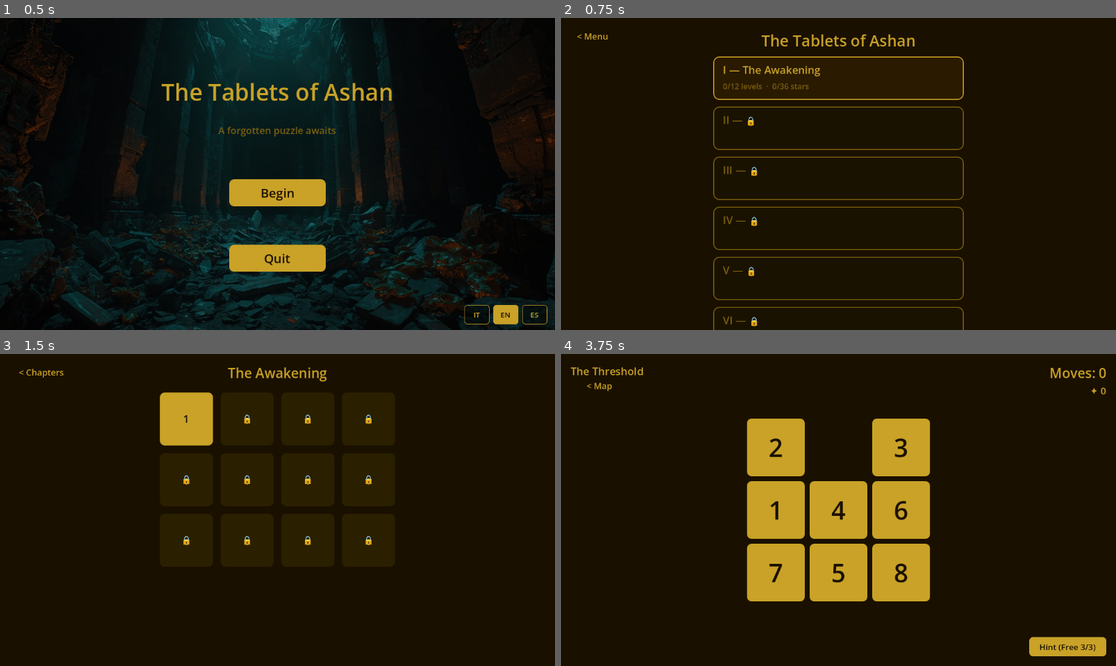
Above: before the commit, frames 1-4 (two rows, left to right).
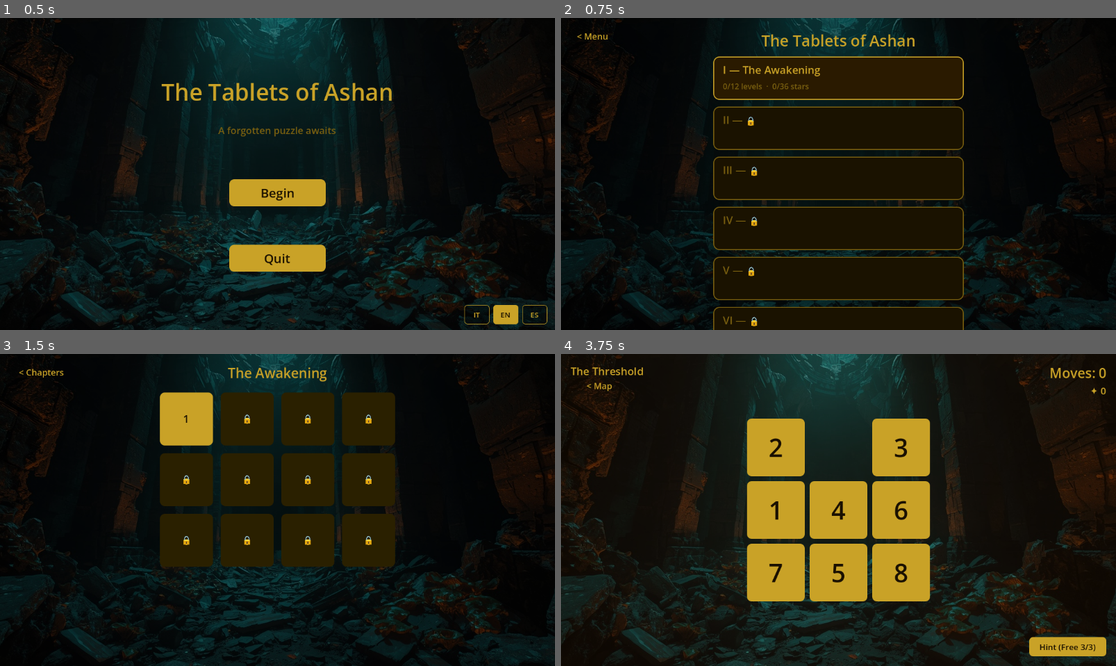
Above: after the commit, the same moments.

Repository: teologoeretico1975/LeTavoleDiAshan
Game: Godot game, scene res://scenes/ui/MainMenu.tscn
Same seed, same stepped clock (60 frames per second), same inputs: the game is played once before the commit and once after it.
Inputs (mouse positions are in pixels of both pictures, inside the frame that each line leads up to):
- Up to frame 1 (0.5 s): no input
- Up to frame 2 (0.75 s): click "Begin" at 0.5 s
- Up to frame 3 (1.5 s): click (277, 413) at 1.25 s
- Up to frame 4 (3.75 s): click "< Chapters" at 2 s; click (838, 413) at 2.75 s; click "1" at 3.5 s

Frame 1 is identical in both runs. In frame 2, 8.9% of the frame differs, in the area x 0-100%, y 0-100%; in frame 3, 15%; in frame 4, 21%.

Commit message:
Add atmospheric background and chapter overlays to all screens

Diff:
--- a/scenes/game/GameBoard.tscn
+++ b/scenes/game/GameBoard.tscn
@@ -1,6 +1,7 @@
 [gd_scene format=3 uid="uid://c7kn2p4qb8x3m"]
 
 [ext_resource type="Script" uid="uid://dwymcb6ruvrn2" path="res://scripts/ui/GameBoard.gd" id="1_gameboard"]
+[ext_resource type="Texture2D" uid="uid://dspet6yajtn7s" path="res://assets/backgrounds/main_menu_bg.jpg" id="2_bg"]
 
 [node name="GameBoard" type="Control" unique_id=1394509845]
 layout_mode = 3
@@ -10,3 +11,24 @@
 grow_horizontal = 2
 grow_vertical = 2
 script = ExtResource("1_gameboard")
+
+[node name="TextureRect" type="TextureRect" parent="."]
+layout_mode = 1
+anchors_preset = 15
+anchor_right = 1.0
+anchor_bottom = 1.0
+grow_horizontal = 2
+grow_vertical = 2
+mouse_filter = 2
+texture = ExtResource("2_bg")
+stretch_mode = 6
+
+[node name="ChapterOverlay" type="ColorRect" parent="."]
+layout_mode = 1
+anchors_preset = 15
+anchor_right = 1.0
+anchor_bottom = 1.0
+grow_horizontal = 2
+grow_vertical = 2
+mouse_filter = 2
+color = Color(0.1, 0.05, 0.0, 0.45)
--- a/scenes/ui/ChapterSelect.tscn
+++ b/scenes/ui/ChapterSelect.tscn
@@ -1,6 +1,7 @@
 [gd_scene format=3 uid="uid://chapter_select_scene"]
 
 [ext_resource type="Script" path="res://scripts/ui/ChapterSelect.gd" id="1_chapterselect"]
+[ext_resource type="Texture2D" uid="uid://dspet6yajtn7s" path="res://assets/backgrounds/main_menu_bg.jpg" id="2_bg"]
 
 [node name="ChapterSelect" type="Control"]
 layout_mode = 3
@@ -10,3 +11,24 @@
 grow_horizontal = 2
 grow_vertical = 2
 script = ExtResource("1_chapterselect")
+
+[node name="TextureRect" type="TextureRect" parent="."]
+layout_mode = 1
+anchors_preset = 15
+anchor_right = 1.0
+anchor_bottom = 1.0
+grow_horizontal = 2
+grow_vertical = 2
+mouse_filter = 2
+texture = ExtResource("2_bg")
+stretch_mode = 6
+
+[node name="BgOverlay" type="ColorRect" parent="."]
+layout_mode = 1
+anchors_preset = 15
+anchor_right = 1.0
+anchor_bottom = 1.0
+grow_horizontal = 2
+grow_vertical = 2
+mouse_filter = 2
+color = Color(0, 0, 0, 0.55)
--- a/scenes/ui/LevelSelect.tscn
+++ b/scenes/ui/LevelSelect.tscn
@@ -1,6 +1,7 @@
 [gd_scene format=3 uid="uid://level_select_scene"]
 
 [ext_resource type="Script" path="res://scripts/ui/LevelSelect.gd" id="1_levelselect"]
+[ext_resource type="Texture2D" uid="uid://dspet6yajtn7s" path="res://assets/backgrounds/main_menu_bg.jpg" id="2_bg"]
 
 [node name="LevelSelect" type="Control"]
 layout_mode = 3
@@ -10,3 +11,24 @@
 grow_horizontal = 2
 grow_vertical = 2
 script = ExtResource("1_levelselect")
+
+[node name="TextureRect" type="TextureRect" parent="."]
+layout_mode = 1
+anchors_preset = 15
+anchor_right = 1.0
+anchor_bottom = 1.0
+grow_horizontal = 2
+grow_vertical = 2
+mouse_filter = 2
+texture = ExtResource("2_bg")
+stretch_mode = 6
+
+[node name="BgOverlay" type="ColorRect" parent="."]
+layout_mode = 1
+anchors_preset = 15
+anchor_right = 1.0
+anchor_bottom = 1.0
+grow_horizontal = 2
+grow_vertical = 2
+mouse_filter = 2
+color = Color(0, 0, 0, 0.55)
--- a/scripts/ui/ChapterSelect.gd
+++ b/scripts/ui/ChapterSelect.gd
@@ -49,16 +49,8 @@
 		return
 
 	set_anchors_preset(Control.PRESET_FULL_RECT)
-	_setup_background()
 	_setup_header()
 	_build_chapter_list()
-
-
-func _setup_background() -> void:
-	var bg := ColorRect.new()
-	bg.color = COL_BG
-	bg.set_anchors_preset(Control.PRESET_FULL_RECT)
-	add_child(bg)
 
 
 func _setup_header() -> void:
--- a/scripts/ui/GameBoard.gd
+++ b/scripts/ui/GameBoard.gd
@@ -67,6 +67,9 @@
 # Riferimento al container dei tile, usato per il flash di risoluzione.
 var _board_container: Control
 
+# ColorRect overlay dal .tscn — colore impostato da _set_chapter_overlay().
+var _chapter_overlay: ColorRect
+
 # Label HUD — aggiornate da _setup_hud() e durante il gioco.
 var _label_title: Label
 var _label_moves: Label
@@ -101,8 +104,6 @@
 	# PRESET_FULL_RECT = ancora questo nodo ai quattro bordi del genitore,
 	# riempiendo tutto lo schermo. Equivalente di Width="*" Height="*" in WPF Grid.
 	set_anchors_preset(Control.PRESET_FULL_RECT)
-
-	_setup_background()
 
 	# Legge capitolo e livello da GameManager se disponibile (navigazione normale),
 	# altrimenti usa gli @export della scena (test isolato nell'editor).
@@ -113,6 +114,9 @@
 		level_id = gm.selected_level
 
 	_state = _load_level(chapter, level_id)
+
+	_chapter_overlay = get_node_or_null("ChapterOverlay") as ColorRect
+	_set_chapter_overlay(chapter)
 
 	_build_board()
 	_refresh_tiles()
@@ -213,12 +217,21 @@
 	return get_node_or_null("/root/LevelLoader")
 
 
-func _setup_background() -> void:
-	var bg := ColorRect.new()
-	bg.color = COL_BG
-	# Ancora il ColorRect a tutto il genitore — come Background="..." sul root in WPF.
-	bg.set_anchors_preset(Control.PRESET_FULL_RECT)
-	add_child(bg)
+# Imposta il colore dell'overlay in base al capitolo corrente.
+# Il ColorRect "ChapterOverlay" è definito nel .tscn e viene colorato a runtime.
+func _set_chapter_overlay(p_chapter: int) -> void:
+	if _chapter_overlay == null:
+		return
+	const COLORS: Array = [
+		Color(0.1,  0.05, 0.0,  0.45),  # 1 — amber scuro, caldo e misterioso
+		Color(0.0,  0.05, 0.15, 0.50),  # 2 — blu freddo, geometria aliena
+		Color(0.08, 0.03, 0.0,  0.50),  # 3 — ambra spenta, degrado
+		Color(0.0,  0.0,  0.05, 0.60),  # 4 — quasi nero, silenzio assoluto
+		Color(0.0,  0.08, 0.08, 0.50),  # 5 — teal organico, presenza
+		Color(0.02, 0.0,  0.08, 0.55),  # 6 — viola cosmico, orrore finale
+	]
+	var idx: int = clampi(p_chapter - 1, 0, COLORS.size() - 1)
+	_chapter_overlay.color = COLORS[idx]
 
 
 # Costruisce le label HUD (titolo e contatore mosse) sopra la griglia.
--- a/scripts/ui/LevelSelect.gd
+++ b/scripts/ui/LevelSelect.gd
@@ -69,21 +69,13 @@
 	if gm != null:
 		chapter = gm.selected_chapter
 
-	_setup_background()
 	_setup_header()
 	_build_level_grid()
 
 
 # ---------------------------------------------------------------------------
-# Sfondo e header
-# ---------------------------------------------------------------------------
-
-func _setup_background() -> void:
-	var bg := ColorRect.new()
-	bg.color = COL_BG
-	bg.set_anchors_preset(Control.PRESET_FULL_RECT)
-	add_child(bg)
-
+# Header
+# ---------------------------------------------------------------------------
 
 func _setup_header() -> void:
 	# Riga superiore: pulsante "< Capitoli" a sinistra, titolo capitolo centrato.
